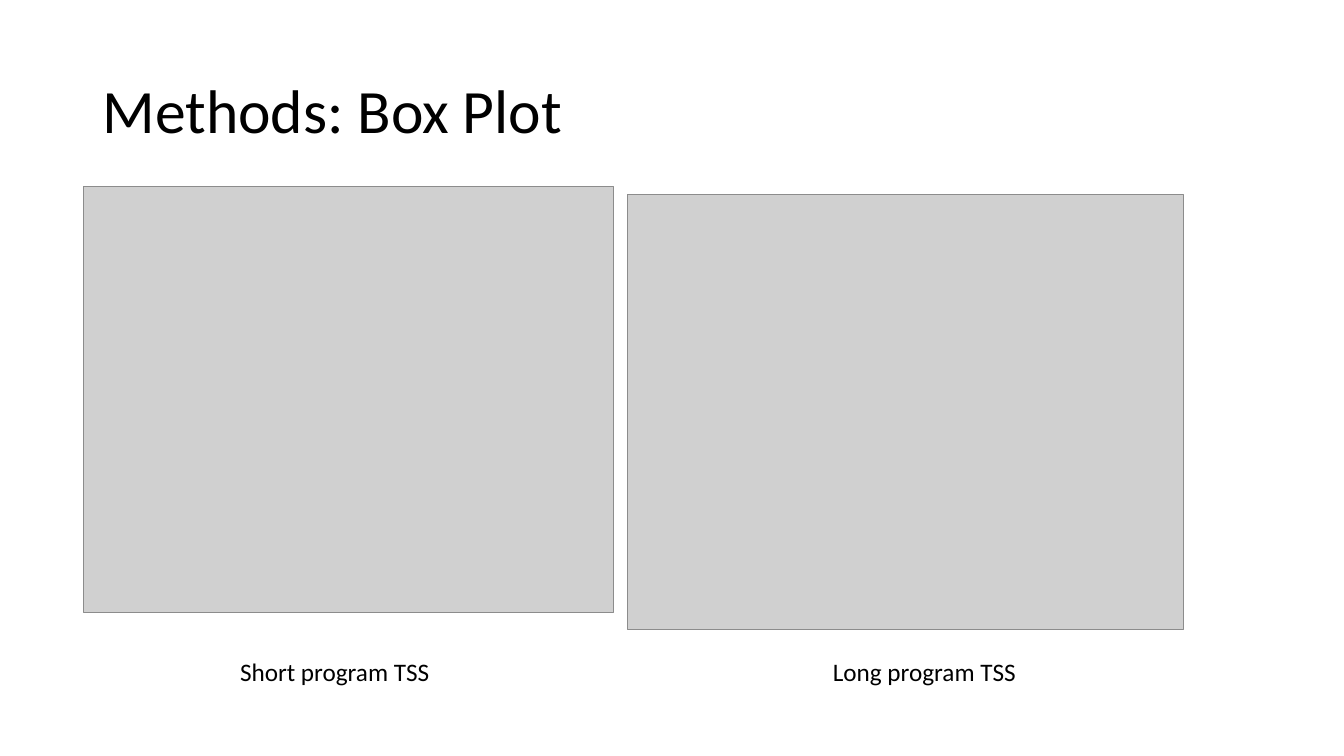
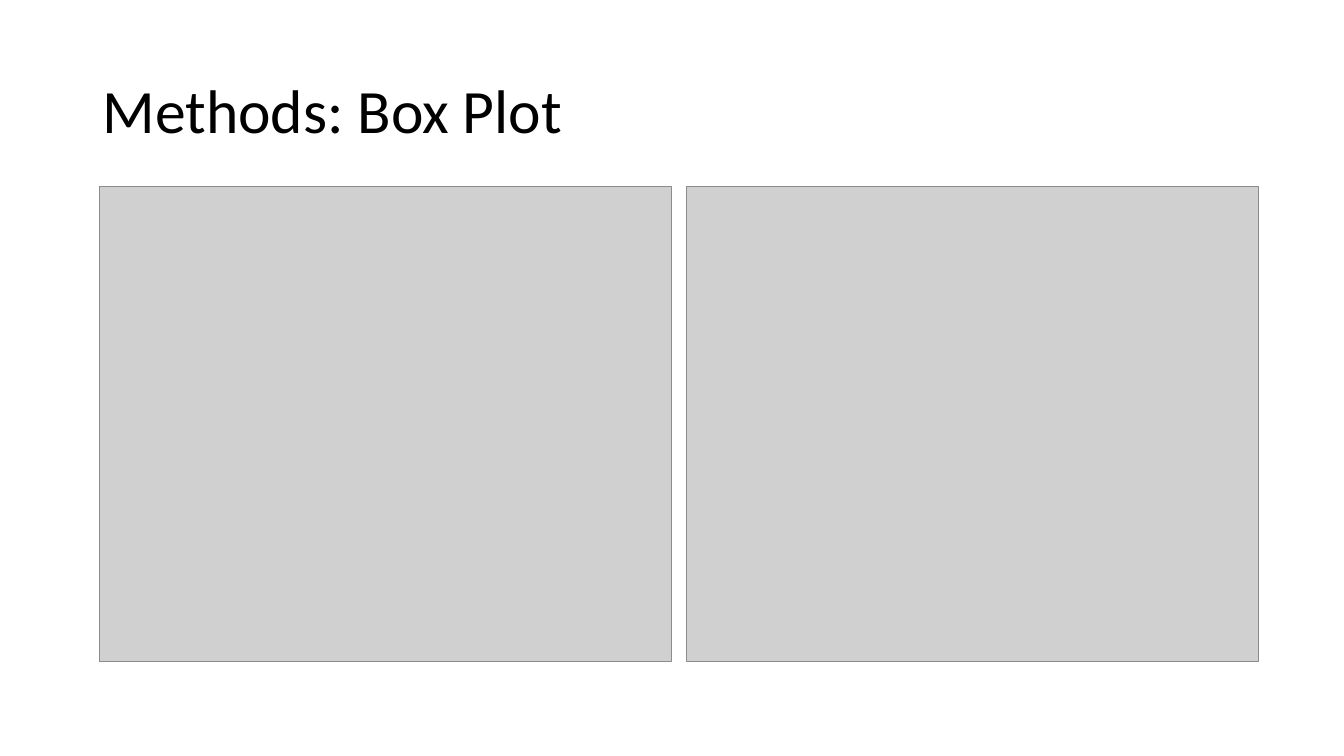
Before and after one commit to ninaanatchkova/figure_skating, a slide deck: slide 10 of presentation/Figure Skating at the 2018 Olympics.pptx. Drawn at 1344x756 pixels with LibreOffice and Linux fonts; fonts in the diff are those of the drawing; grey boxes stand for pictures. Boxes give left, top, right and bottom in pixels: in the first picture for what was removed or moved away, otherwise in the second. Text is boxed around its words. In the diff, an @@ line names an element or a change of style, - is before the commit and + after.

```diff
--- a/presentation/Figure Skating at the 2018 Olympics.pptx
+++ b/presentation/Figure Skating at the 2018 Olympics.pptx
@@ picture: place and size @@
-picture at (83, 187, 613, 612)
+picture at (100, 187, 673, 661)
@@ picture: place and size @@
-picture at (628, 195, 1184, 629)
+picture at (687, 187, 1259, 661)
@@ text removed at (240, 663, 429, 686) @@
-Short program TSS
@@ text removed at (833, 664, 1015, 686) @@
-Long program TSS
```
Also in this commit, not shown: 5 other files.
